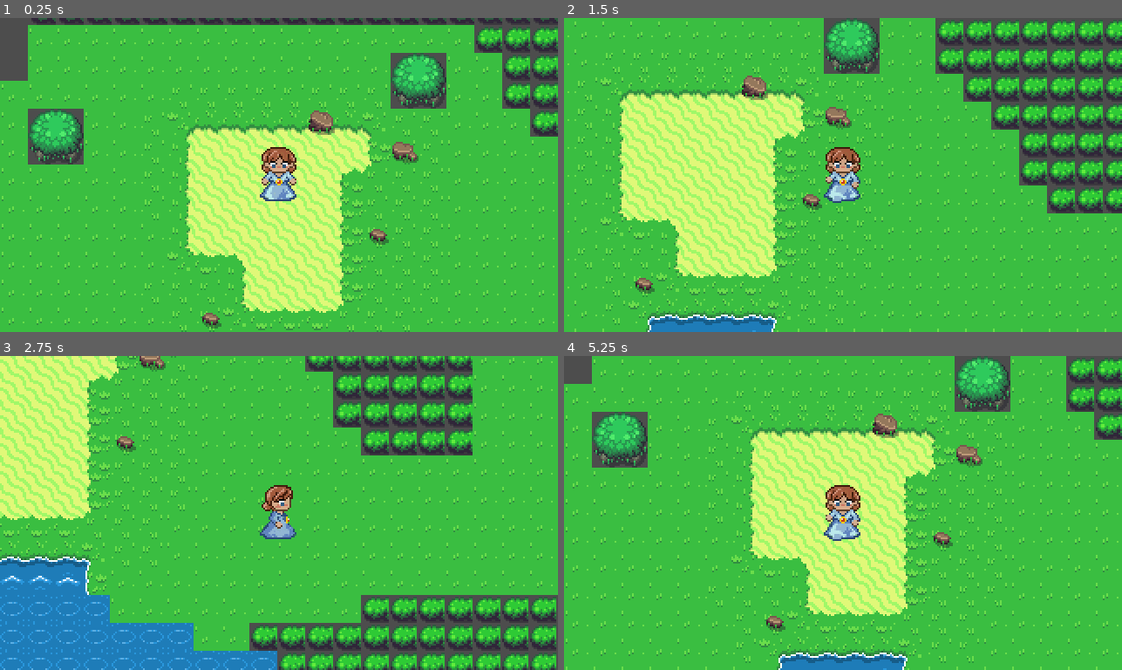
Above: before the commit, frames 1-4 (two rows, left to right).
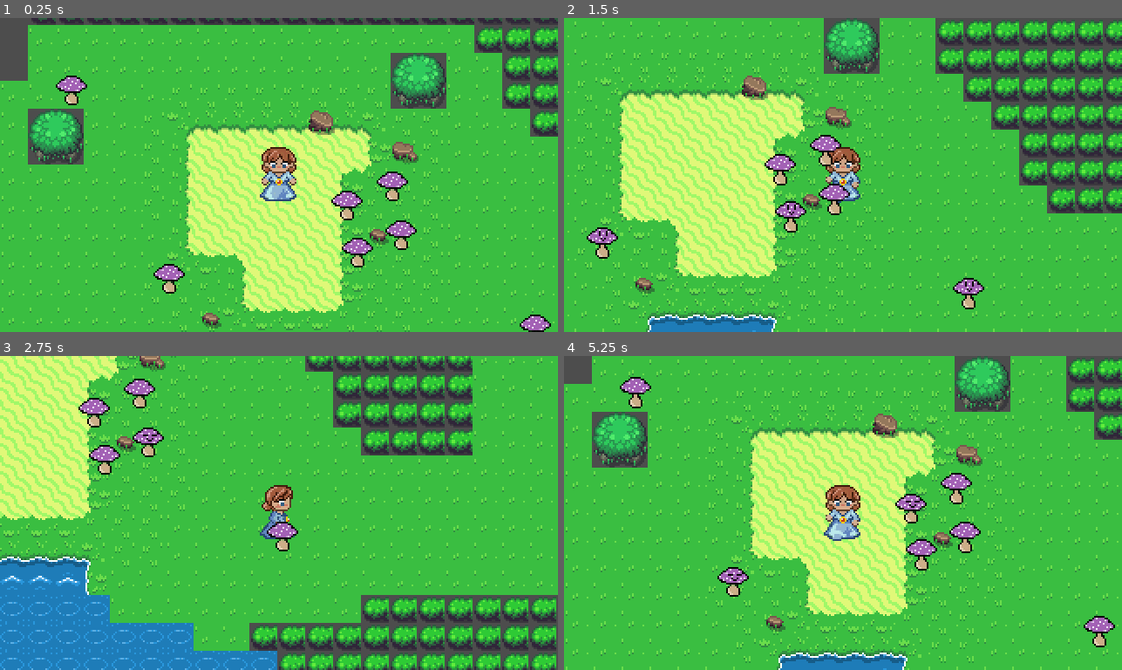
Above: after the commit, the same moments.

Repository: maxthi/GameJam24
Game: Godot game, scene res://levels/level1/level1_scene.tscn
The game is run twice, just before and just after one commit, with the same random seed, the same clock (stepped at 60 frames per second) and the same inputs. This scene is started directly instead of the project's main scene.
Inputs:
- Up to frame 1 (0.25 s): no input
- Up to frame 2 (1.5 s): tap Enter at 0.5 s; hold D (move_right) 0.53-1.28 s; hold S (move_down) from 1.28 s (still down)
- Up to frame 3 (2.75 s): release S (move_down) at 2.03 s; hold D (move_right) from 2.03 s (still down)
- Up to frame 4 (5.25 s): release D (move_right) at 2.78 s; hold W (move_up) 2.78-3.53 s; hold A (move_left) 3.53-5.03 s; hold S (move_down) from 5.03 s (still down)

The runs differ from the first frame. In frame 1, 2.1% of the frame differs, in the area x 10-99%, y 18-100%; in frame 2, 1.9%; in frame 3, 1.5%; in frame 4, 2.2%, in the area x 10-99%, y 6-93%.
Error before the commit: Invalid access to property or key 'on_collectible_pickup' on a base object of type 'Nil'. (res://objects/player/player_script.gd:15)
Error after the commit: Invalid access to property or key 'on_collectible_pickup' on a base object of type 'Nil'. (res://objects/player/player_script.gd:17)

Commit message:
random stuff

Diff:
--- a/graphics/effects/MyEffect.gdshader
+++ b/graphics/effects/EvilColors.gdshader
@@ -13,8 +13,10 @@
 	vec3 black = vec3( 0 );
 	vec3 white = vec3( 1 );
 
-	vec3 color = mix( mix( black, inColor, abs(vec3(3)*sin(TIME)-0.2f) ), white, abs(vec3(3)*sin(TIME) -0.2f) );
-
+	//vec3 color = mix( mix( black, inColor, abs(vec3(5)*sin(TIME)-0.2f) ), white, abs(vec3(2)*sin(TIME) -0.2f) );
+	float t = 1.;
+	//vec3 color = mix( mix( black, inColor, -1.0), white, 0.5);
+	vec3 color = (vec3(0.3) - inColor) * vec3(10);
 	COLOR = vec4( color, 1);
 }
 
--- a/graphics/effects/PostProcess.tscn
+++ b/graphics/effects/PostProcess.tscn
@@ -2,10 +2,10 @@
 
 [ext_resource type="Shader" path="res://graphics/effects/PostProcess.gdshader" id="1_ikc5r"]
 [ext_resource type="Script" path="res://graphics/effects/PostProcess.gd" id="1_ogmcv"]
-[ext_resource type="Shader" path="res://graphics/effects/MyEffect.gdshader" id="2_1xt2o"]
+[ext_resource type="Shader" path="res://graphics/effects/EvilColors.gdshader" id="2_othf7"]
 
 [sub_resource type="ShaderMaterial" id="ShaderMaterial_g7030"]
-shader = ExtResource("2_1xt2o")
+shader = ExtResource("2_othf7")
 
 [sub_resource type="ShaderMaterial" id="ShaderMaterial_qruwc"]
 shader = ExtResource("1_ikc5r")
@@ -15,7 +15,7 @@
 layer = 3
 script = ExtResource("1_ogmcv")
 
-[node name="MyEffect" type="ColorRect" parent="."]
+[node name="EvilColors" type="ColorRect" parent="."]
 visible = false
 material = SubResource("ShaderMaterial_g7030")
 anchors_preset = 15
--- a/levels/level1/level1_scene.tscn
+++ b/levels/level1/level1_scene.tscn
@@ -1,7 +1,8 @@
-[gd_scene load_steps=5 format=3 uid="uid://c2ihjvrbiqmeq"]
+[gd_scene load_steps=6 format=3 uid="uid://c2ihjvrbiqmeq"]
 
 [ext_resource type="Texture2D" uid="uid://dhsdmloe4amtf" path="res://graphics/raw/ZeldaLike/Overworld.png" id="1_rgwnf"]
 [ext_resource type="PackedScene" uid="uid://cahstxitftu16" path="res://objects/player/player_scene.tscn" id="2_715o2"]
+[ext_resource type="PackedScene" uid="uid://h4o056hte31j" path="res://objects/mushroom/mushroom.tscn" id="3_t5yom"]
 
 [sub_resource type="TileSetAtlasSource" id="TileSetAtlasSource_lksig"]
 texture = ExtResource("1_rgwnf")
@@ -1102,7 +1103,34 @@
 visible = false
 
 [node name="StaticBody2D" type="StaticBody2D" parent="."]
+visible = false
 
 [node name="CollisionPolygon2D" type="CollisionPolygon2D" parent="StaticBody2D"]
 build_mode = 1
 polygon = PackedVector2Array(-256, 186, -224, 186, -224, 202, -192, 202, -192, 186, -176, 186, -176, 170, -160, 170, -1 …(578 unchanged characters)…
+
+[node name="mushrooms" type="Node2D" parent="."]
+
+[node name="Mushroom" parent="mushrooms" instance=ExtResource("3_t5yom")]
+position = Vector2(40, 12)
+
+[node name="Mushroom2" parent="mushrooms" instance=ExtResource("3_t5yom")]
+position = Vector2(-62, 54)
+
+[node name="Mushroom3" parent="mushrooms" instance=ExtResource("3_t5yom")]
+position = Vector2(148, 83)
+
+[node name="Mushroom4" parent="mushrooms" instance=ExtResource("3_t5yom")]
+position = Vector2(-118, -54)
+
+[node name="Mushroom5" parent="mushrooms" instance=ExtResource("3_t5yom")]
+position = Vector2(337, -30)
+
+[node name="Mushroom6" parent="mushrooms" instance=ExtResource("3_t5yom")]
+position = Vector2(66, 1)
+
+[node name="Mushroom7" parent="mushrooms" instance=ExtResource("3_t5yom")]
+position = Vector2(71, 29)
+
+[node name="Mushroom8" parent="mushrooms" instance=ExtResource("3_t5yom")]
+position = Vector2(46, 39)
--- /dev/null
+++ b/objects/mushroom/mushroom.gd
@@ -0,0 +1,21 @@
+@tool
+extends Area2D
+
+
+# Called when the node enters the scene tree for the first time.
+func _ready():
+	pass # Replace with function body.
+
+var rng = RandomNumberGenerator.new()
+var timePassed = 0;
+
+# Called every frame. 'delta' is the elapsed time since the previous frame.
+func _process(delta):
+	timePassed += delta
+	if timePassed > 1:
+		timePassed = 0
+		var my_random_number = rng.randf_range(0, 100)
+		if my_random_number < 30:
+			$AnimatedSprite2D.play("smile")
+		else:
+			$AnimatedSprite2D.play("default")
--- /dev/null
+++ b/objects/mushroom/mushroom.tscn
@@ -0,0 +1,46 @@
+[gd_scene load_steps=8 format=3 uid="uid://h4o056hte31j"]
+
+[ext_resource type="Texture2D" uid="uid://d31mndsk7mx5j" path="res://graphics/raw/mushroom/Untitled_Artwork_4.png" id="1_bof8c"]
+[ext_resource type="Script" path="res://objects/mushroom/mushroom.gd" id="1_e5vvi"]
+[ext_resource type="Texture2D" uid="uid://b5sixa0waea1g" path="res://graphics/raw/mushroom/Untitled_Artwork_5.png" id="2_vnq5n"]
+[ext_resource type="Texture2D" uid="uid://b2ke6x0tucbax" path="res://graphics/raw/mushroom/Untitled_Artwork_6.png" id="3_kmo8a"]
+[ext_resource type="Texture2D" uid="uid://d33pskxxj5y2u" path="res://graphics/raw/mushroom/Untitled_Artwork_7.png" id="4_ejtik"]
+
+[sub_resource type="SpriteFrames" id="SpriteFrames_klr42"]
+animations = [{
+"frames": [{
+"duration": 3.0,
+"texture": ExtResource("1_bof8c")
+}, {
+"duration": 1.0,
+"texture": ExtResource("2_vnq5n")
+}],
+"loop": true,
+"name": &"default",
+"speed": 5.0
+}, {
+"frames": [{
+"duration": 1.0,
+"texture": ExtResource("3_kmo8a")
+}, {
+"duration": 1.0,
+"texture": ExtResource("4_ejtik")
+}],
+"loop": true,
+"name": &"smile",
+"speed": 5.0
+}]
+
+[sub_resource type="RectangleShape2D" id="RectangleShape2D_lq0gv"]
+
+[node name="Mushroom" type="Area2D"]
+script = ExtResource("1_e5vvi")
+
+[node name="AnimatedSprite2D" type="AnimatedSprite2D" parent="."]
+sprite_frames = SubResource("SpriteFrames_klr42")
+frame = 1
+frame_progress = 0.0694918
+
+[node name="CollisionShape2D" type="CollisionShape2D" parent="."]
+position = Vector2(-1, 5)
+shape = SubResource("RectangleShape2D_lq0gv")
--- a/objects/player/player_scene.tscn
+++ b/objects/player/player_scene.tscn
@@ -1,7 +1,9 @@
-[gd_scene load_steps=4 format=3 uid="uid://cahstxitftu16"]
+[gd_scene load_steps=6 format=3 uid="uid://cahstxitftu16"]
 
 [ext_resource type="Script" path="res://objects/player/player_script.gd" id="1_mep4n"]
 [ext_resource type="SpriteFrames" uid="uid://cht262gcbhoht" path="res://graphics/character/character.tres" id="2_3t8k3"]
+[ext_resource type="AudioStream" uid="uid://clpjwy0h7q4wb" path="res://sounds/character/step1.mp3" id="3_2x6mg"]
+[ext_resource type="AudioStream" uid="uid://dbwwrs2bbo0n6" path="res://sounds/character/running-in-grass-6237.wav" id="4_ea578"]
 
 [sub_resource type="RectangleShape2D" id="RectangleShape2D_bxhwi"]
 size = Vector2(14, 14)
@@ -19,3 +21,13 @@
 [node name="CollisionShape2D" type="CollisionShape2D" parent="."]
 position = Vector2(0.5, 6.5)
 shape = SubResource("RectangleShape2D_bxhwi")
+
+[node name="audio" type="Node2D" parent="."]
+
+[node name="step" type="AudioStreamPlayer" parent="audio"]
+stream = ExtResource("3_2x6mg")
+volume_db = -15.0
+pitch_scale = 2.96
+
+[node name="steps" type="AudioStreamPlayer" parent="audio"]
+stream = ExtResource("4_ea578")
--- a/objects/player/player_script.gd
+++ b/objects/player/player_script.gd
@@ -6,6 +6,8 @@
 var _postProcessEffect : PostProcessing = null
 var _moveSpeed = DEFAULT_MOVE_SPEED
 var _lastMoveVec: Vector2
+
+var _rng = RandomNumberGenerator.new()
 
 @onready var _animated_sprite = $AnimatedSprite2D
 
@@ -18,7 +20,6 @@
 func _ready_hack():
 	_postProcessEffect = PostProcess.instantiate() as PostProcessing
 	get_tree().root.add_child(_postProcessEffect)
-	#_postProcessEffect.enable_effect_MyEffect()
 
 
 var call_once : bool = true
@@ -77,6 +78,15 @@
 	velocity = moveDirection * delta * _moveSpeed;
 	move_and_slide()
 
+	# audio feedback
+	if moveDirection.length_squared() > 0:
+		if not $audio/steps.playing:
+				$audio/steps.play()
+	else:
+		if $audio/steps.playing:
+				$audio/steps.stop()
+
+
 
 func _on_collectible_interact( effectName : String ):
 
@@ -86,6 +96,8 @@
 		_invert_view()
 	elif effectName == "color_shift":
 		_postProcessEffect.enable_effect_ColorShift()
+	elif effectName == "evil_colors":
+		_postProcessEffect.enable_effect_EvilColors()
 		pass
 
 	print( "Run over effect " + effectName )
Binary file added: graphics/raw/mushroom/Untitled_Artwork_4.png
Not shown, added: graphics/raw/mushroom/Untitled_Artwork_4.png.import
Binary file added: graphics/raw/mushroom/Untitled_Artwork_5.png
Not shown, added: graphics/raw/mushroom/Untitled_Artwork_5.png.import
Binary file added: graphics/raw/mushroom/Untitled_Artwork_6.png
Not shown, added: graphics/raw/mushroom/Untitled_Artwork_6.png.import
Binary file added: graphics/raw/mushroom/Untitled_Artwork_7.png
Not shown, added: graphics/raw/mushroom/Untitled_Artwork_7.png.import
Not shown, added: sounds/character/Footsteps-in-grass-fast-www.fesliyanstudios.com.mp3.import
Not shown, added: sounds/character/running-in-grass-6237.mp3.import
Not shown, added: sounds/character/running-in-grass-6237.wav.import
Not shown, added: sounds/character/source.txt
(and 7 more such lines)
